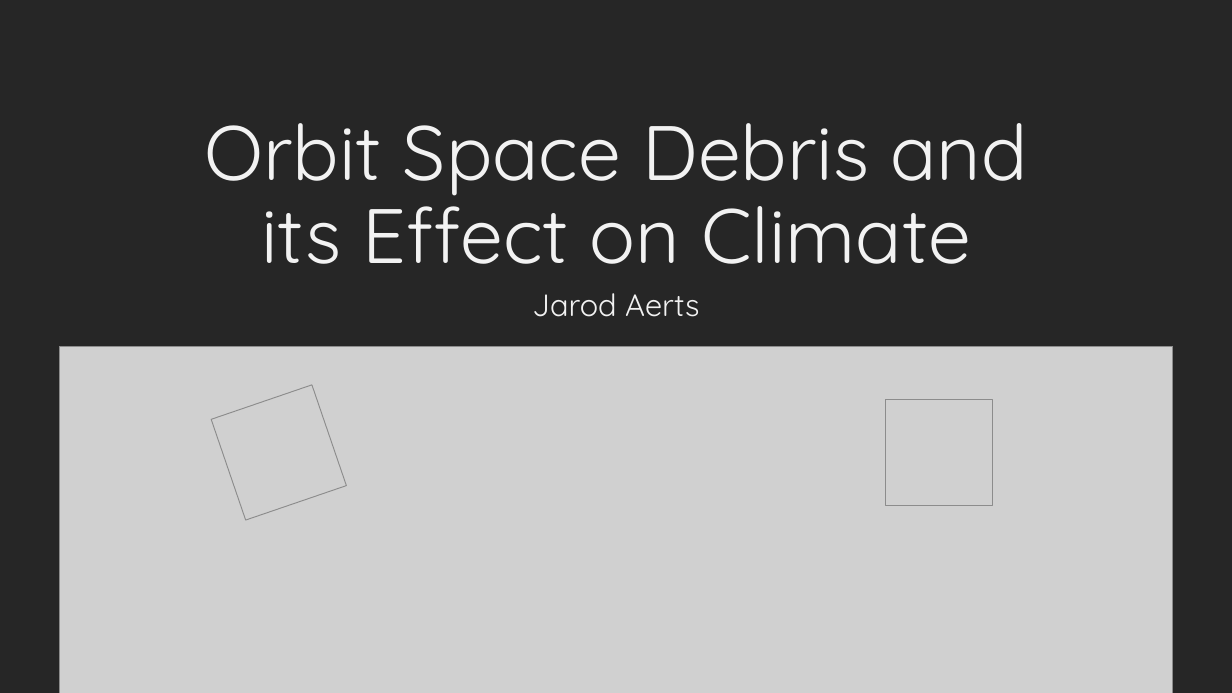
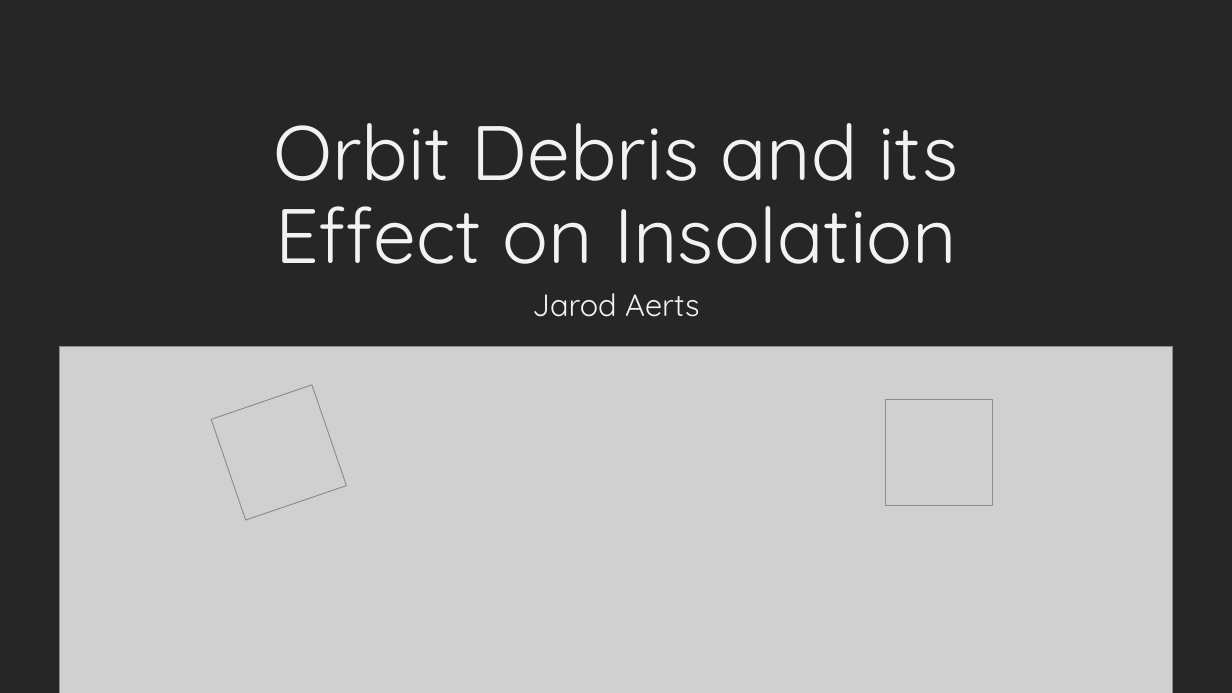
Before and after one commit to JarodTAerts/OrbitalDebris, a slide deck: slide 1 of Presentation/OrbitalDebrisPresentation.pptx. Drawn at 1232x693 pixels with LibreOffice and Linux fonts; fonts in the diff are those of the drawing; grey boxes stand for pictures. Boxes give left, top, right and bottom in pixels: in the first picture for what was removed or moved away, otherwise in the second. Text is boxed around its words. In the diff, an @@ line names an element or a change of style, - is before the commit and + after.

```diff
--- a/Presentation/OrbitalDebrisPresentation.pptx
+++ b/Presentation/OrbitalDebrisPresentation.pptx
@@ title at [273, 123, 958, 264]: text changed @@
-Orbit Space Debris and its Effect on Climate
+Orbit Debris and its Effect on Insolation
```
Also in this commit, not shown: 3 other slides changed, 1 slide added, 6 other files.
